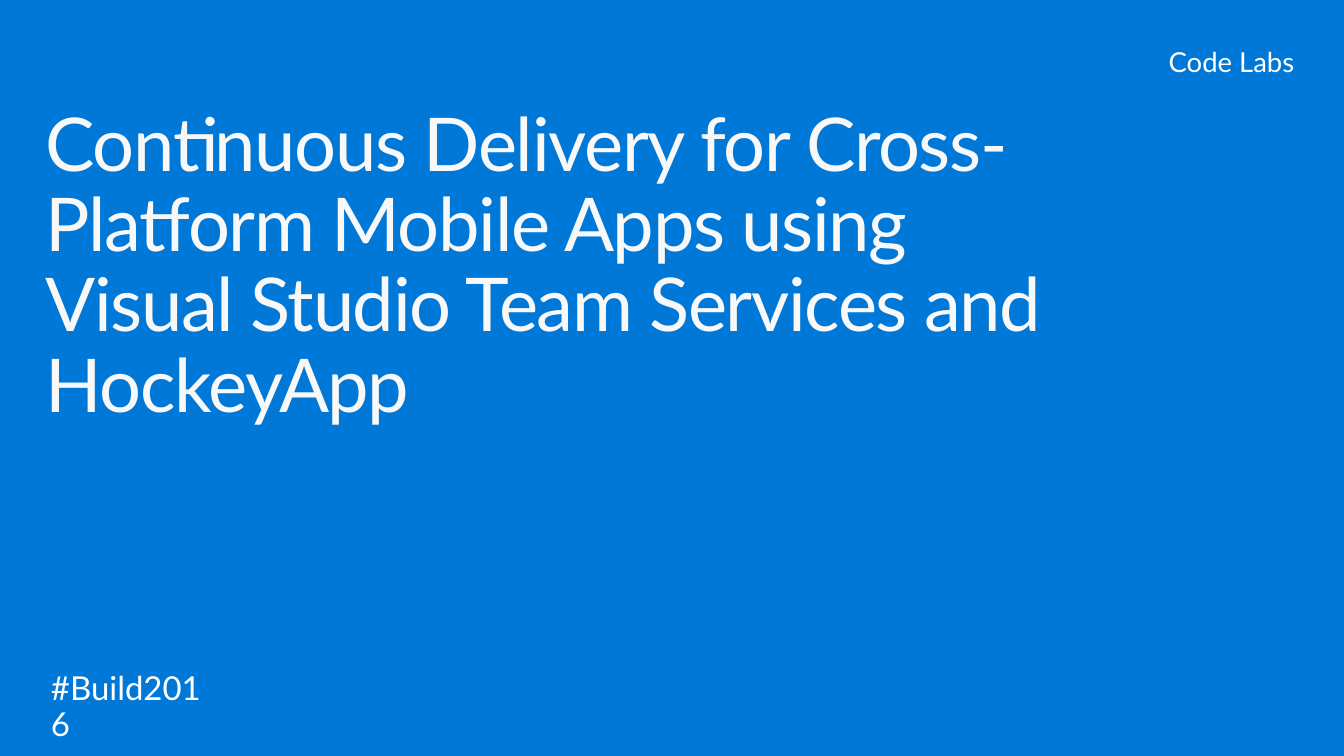
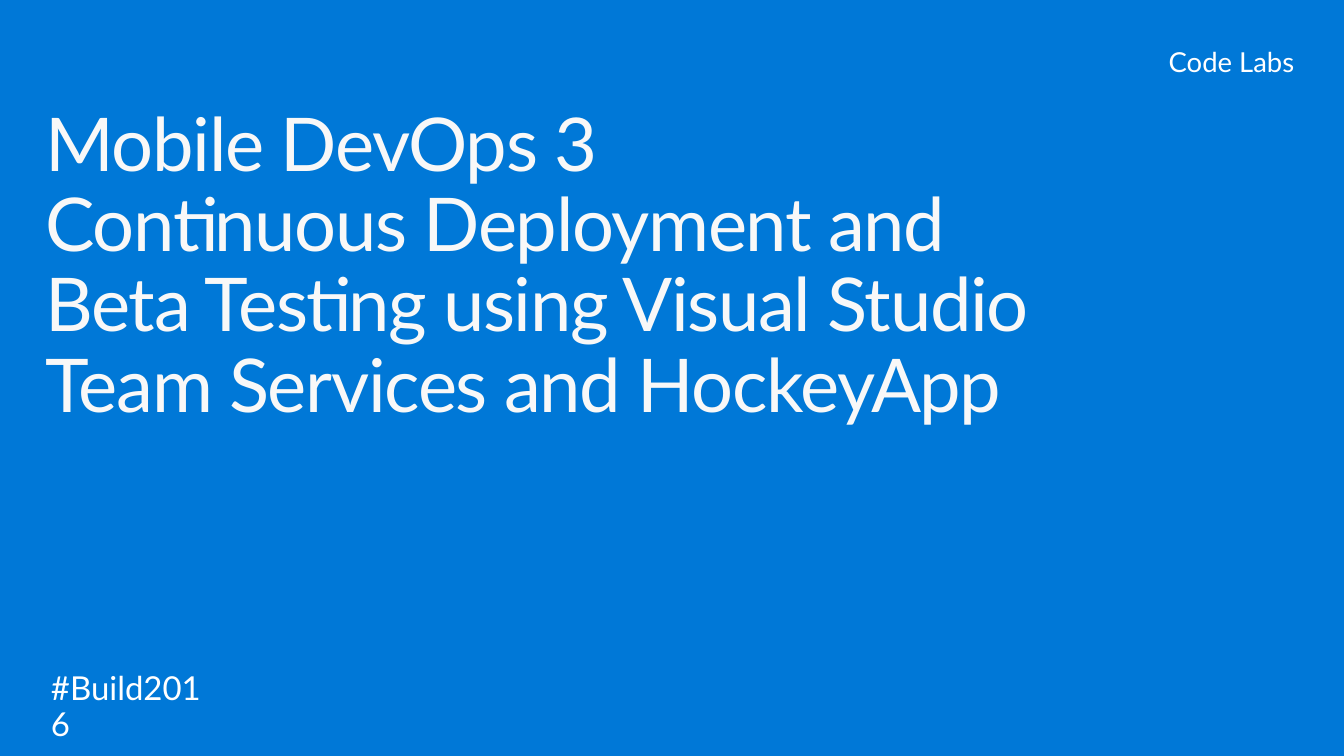
Before and after one commit to sriramdasbalaji/CodeLabs-MobileDevOps, a slide deck: slide 3 of Module3-CD/Slides/Mobile DevOps Module 3.pptx. Drawn at 1344x756 pixels with LibreOffice and Linux fonts; fonts in the diff are those of the drawing; background and template pictures are left out. Boxes give left, top, right and bottom in pixels: in the first picture for what was removed or moved away, otherwise in the second. Text is boxed around its words. In the diff, an @@ line names an element or a change of style, - is before the commit and + after.

```diff
--- a/Module3-CD/Slides/Mobile DevOps Module 3.pptx
+++ b/Module3-CD/Slides/Mobile DevOps Module 3.pptx
@@ title at bbox=[45, 116, 1029, 425]: text changed @@
-Continuous Delivery for Cross-Platform Mobile Apps using Visual Studio Team Services and HockeyApp
+Mobile DevOps 3
+Continuous Deployment and Beta Testing using Visual Studio Team Services and HockeyApp
```
Also in this commit, not shown: 2 slides added, 44 slides removed, 2 other files.
